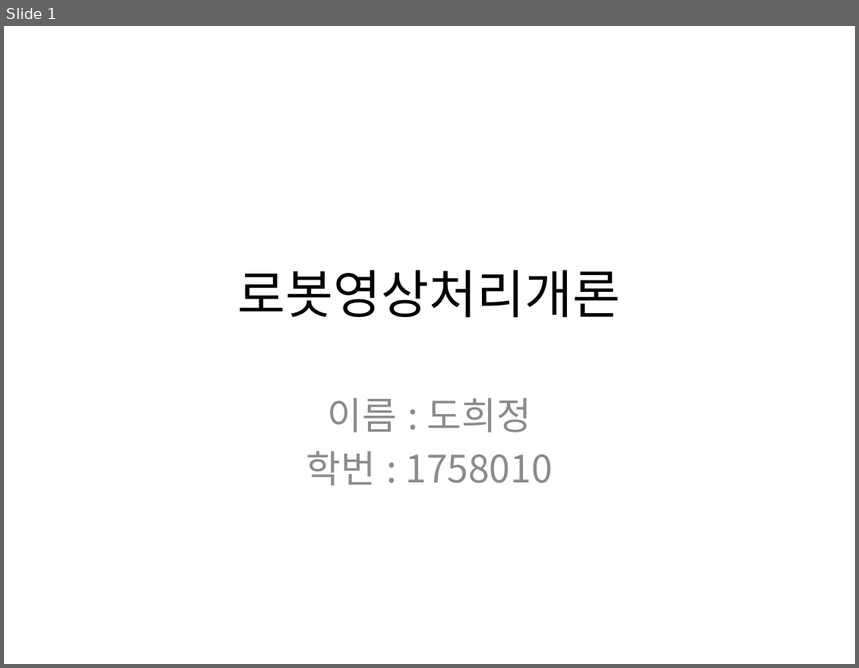
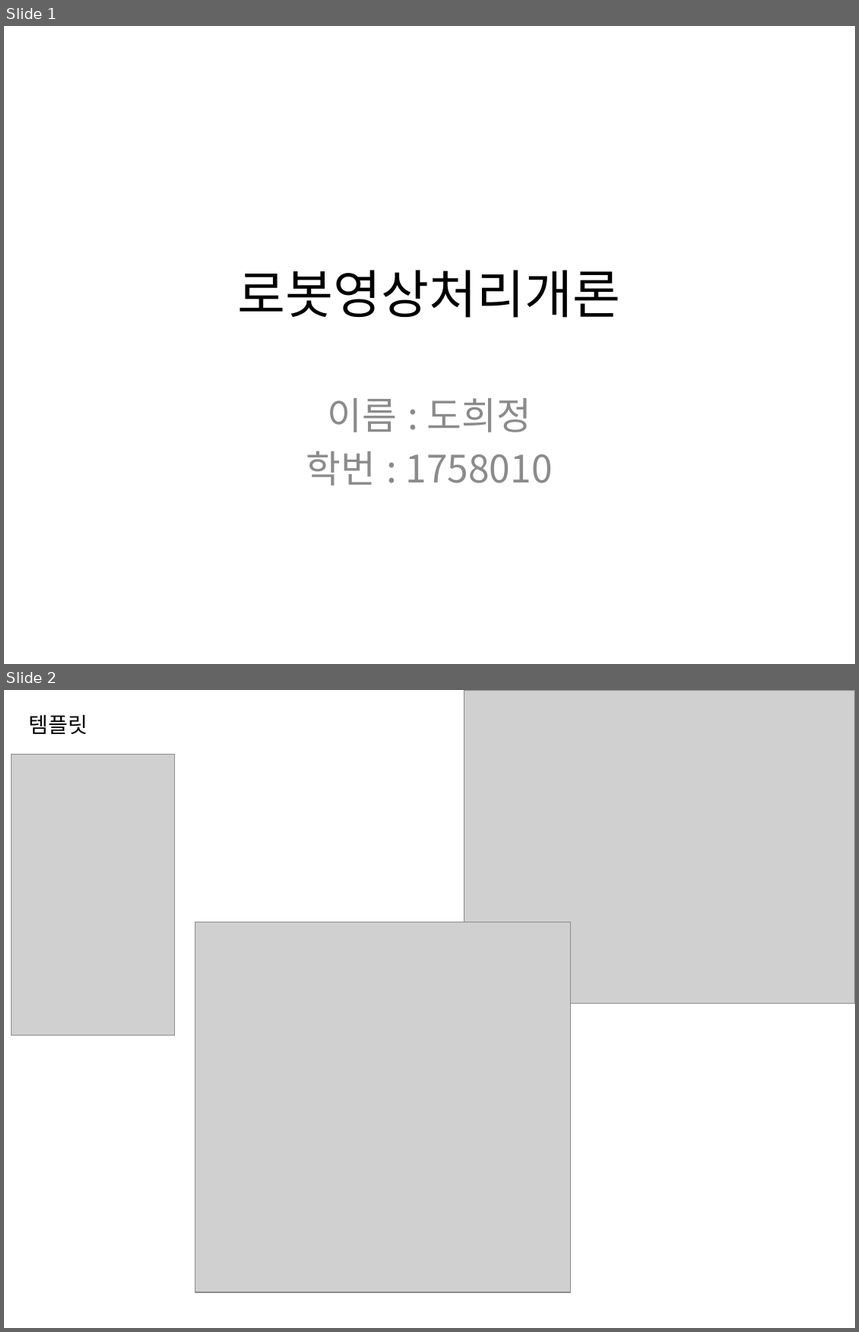
Before and after one commit to dev-learning1/Hand_gesture_recognizer_using_TKinter_numpy_and_python, a slide deck: 과제5발표.pptx. Shown one above the other, each under a label of ours: slide 1 before the commit, slides 1 and 2 after it. The pictures are 859x668 and 859x1332 pixels, drawn with LibreOffice and Linux fonts; fonts in the diff are those of the drawing; grey boxes stand for pictures. Boxes give left, top, right and bottom in pixels: in the first picture for what was removed or moved away, otherwise in the second. Text is boxed around its words. In the diff, an @@ line names an element or a change of style, - is before the commit and + after.

```diff
--- a/과제5발표.pptx
+++ b/과제5발표.pptx
@@ slide 2 added at [4,690,855,1328], background #FFFFFF @@
@@ picture added at [464,690,855,1004] @@
@@ text added at [29,715,88,734], 18 pt, text #000000 @@
+템플릿
@@ picture added at [12,755,175,1036] @@
@@ picture added at [195,923,571,1293] @@
```
Also in this commit, not shown: 1 other slide added.
